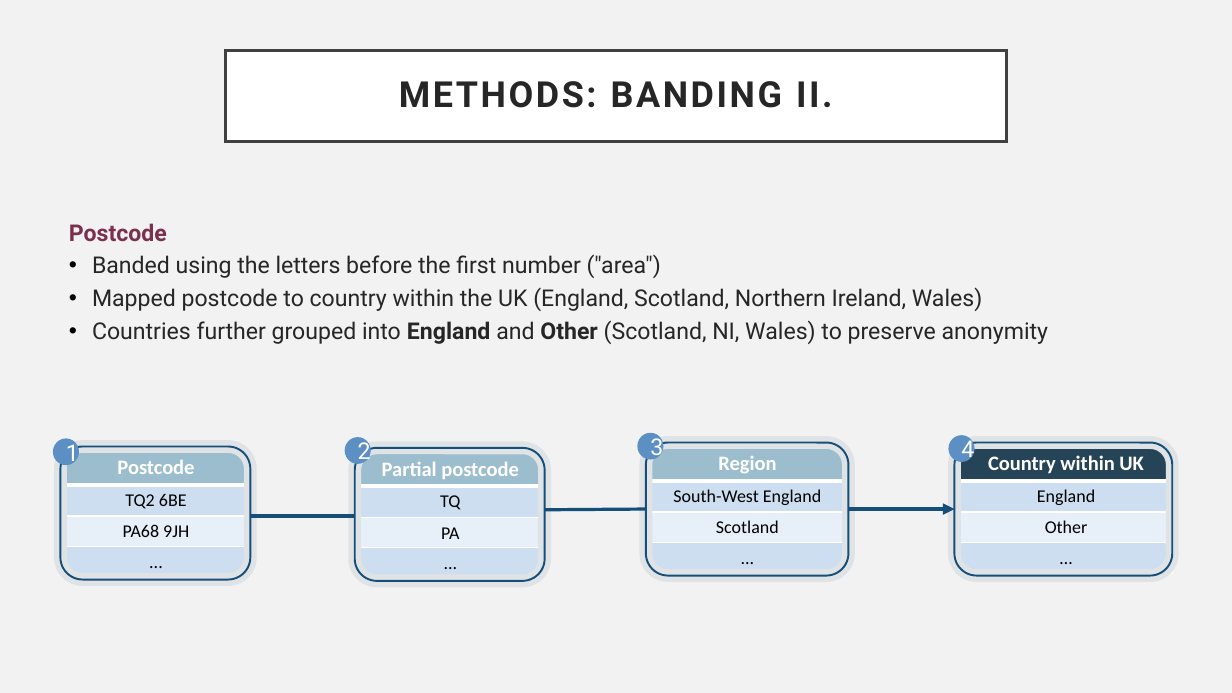
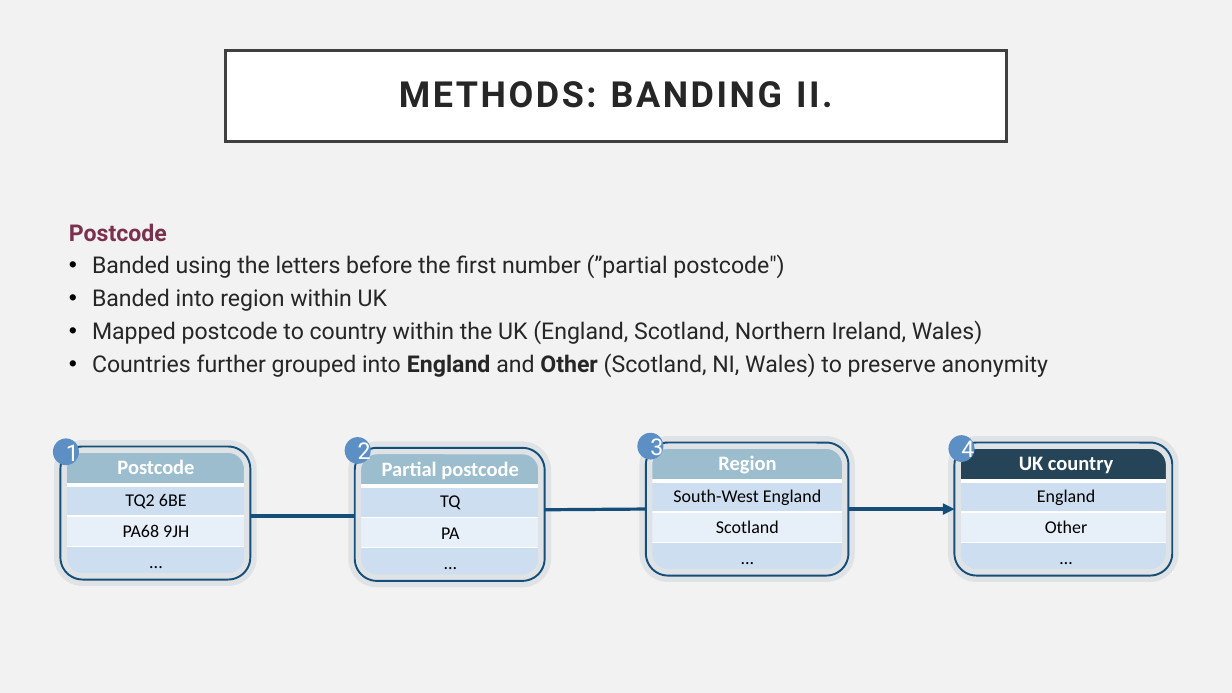
Before and after one commit to rictoo/DataAnonymisation-CDM, a slide deck: slide 8 of Supporting_material/CDM_CW2.pptx. Drawn at 1232x693 pixels with LibreOffice and Linux fonts; fonts in the diff are those of the drawing. Boxes give left, top, right and bottom in pixels: in the first picture for what was removed or moved away, otherwise in the second. Text is boxed around its words. In the diff, an @@ line names an element or a change of style, - is before the commit and + after.

Commit message:
fixed ppt

```diff
--- a/Supporting_material/CDM_CW2.pptx
+++ b/Supporting_material/CDM_CW2.pptx
@@ text at <box>92,254,784,311</box>: text changed @@
-• Banded using the letters before the first number ("area")
+• Banded using the letters before the first number (”partial postcode")
+• Banded into region within UK
@@ table at <box>960,446,1173,572</box> @@
-row 1, column 1: Country within UK
+row 1, column 1: UK country
```
Also in this commit, not shown: 5 other slides changed.
